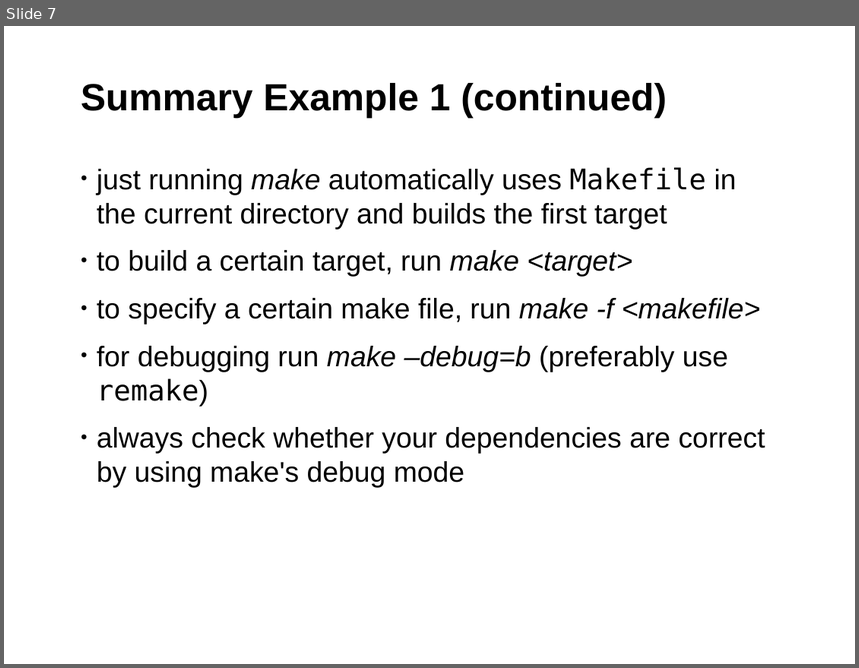
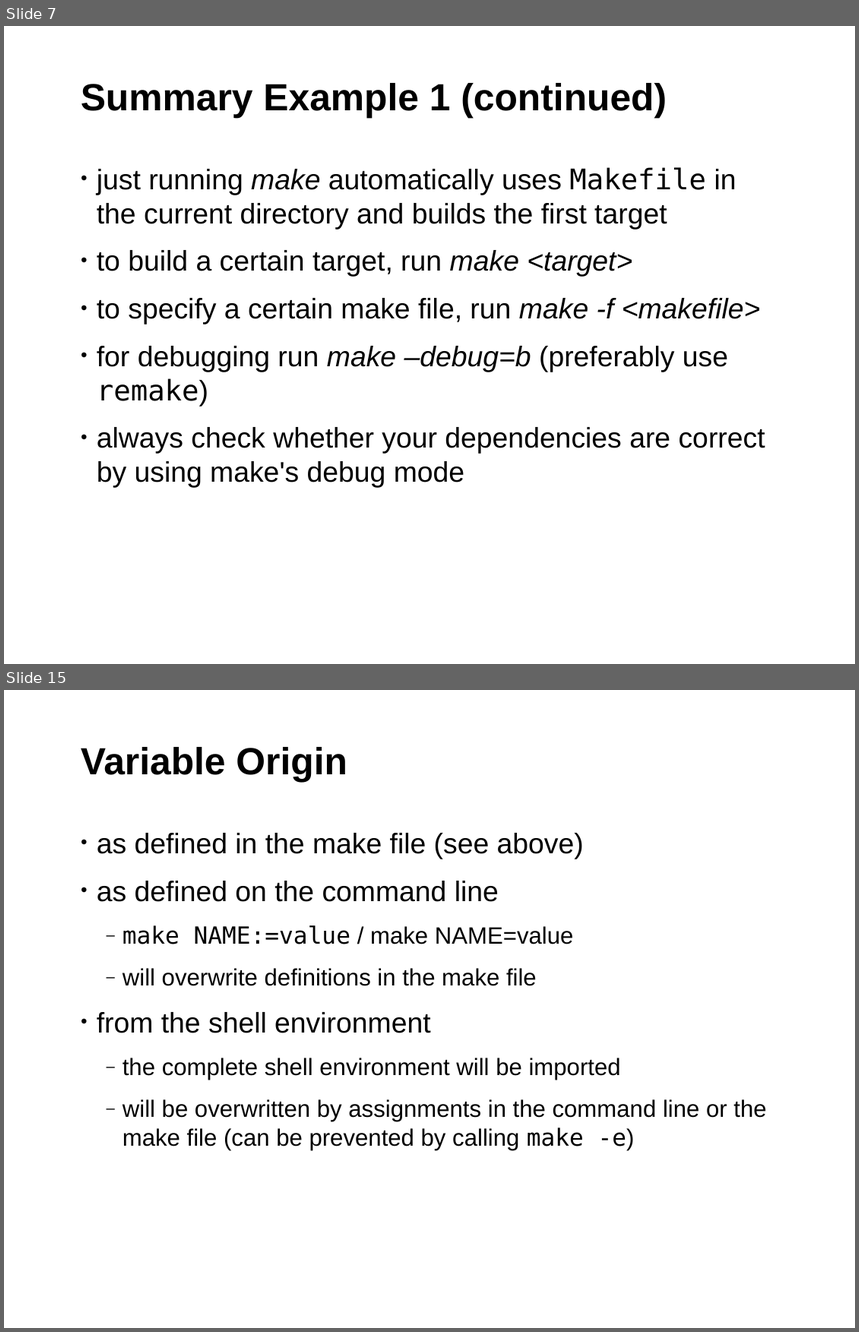
Before and after one commit to fsundermeyer/GNU_make_workshop, a slide deck: GNU_make_03_2015.odp. Shown one above the other, each under a label of ours: slide 7 before the commit, slides 7 and 15 after it; the slides between them are not shown. The pictures are 859x668 and 859x1332 pixels, drawn with LibreOffice and Linux fonts; fonts in the diff are those of the drawing; background and template pictures are left out. Boxes give left, top, right and bottom in pixels: in the first picture for what was removed or moved away, otherwise in the second. Text is boxed around its words. In the diff, an @@ line names an element or a change of style, - is before the commit and + after.

Commit message:
Part 2 of the GNU Make Workshop
Explaining rules, rule types, variables and vpath. The example contains an
enhanced version of the basic makefile using the stuff learned in this lesson.

```diff
--- a/GNU_make_03_2015.odp
+++ b/GNU_make_03_2015.odp
@@ slide 15 added at (4, 690, 855, 1328), background #FFFFFF; not listed: 1 template element that a slide beside it also shows @@
@@ title added at (81, 747, 347, 783), 32 pt, text #000000, bold @@
+Variable Origin
@@ text added at (97, 833, 766, 1151), 20 pt, text #000000 @@
+• as defined in the make file (see above)
+• as defined on the command line
+  ‒ make NAME:=value / make NAME=value
+  ‒ will overwrite definitions in the make file
+• from the shell environment
+  ‒ the complete shell environment will be imported
+  ‒ will be overwritten by assignments in the command line or the make file (can be prevented by calling make -e)
```
Also in this commit, not shown: 12 other slides added, 1 other file.
